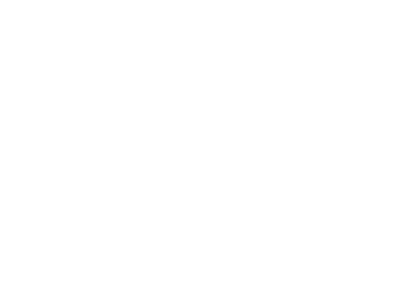
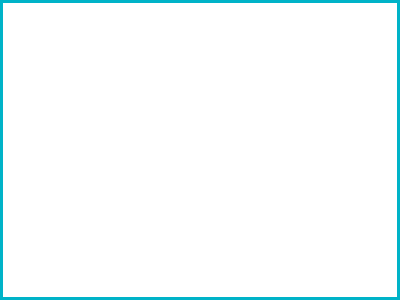
Two versions of the same layered image (400x300). Layer-by-layer changes:
added layer "矩形 1" above "图层 4" over (0, 0, 400, 300)
